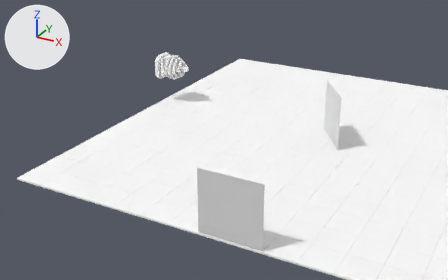
A saved change to the Blender file lvl1.blend.
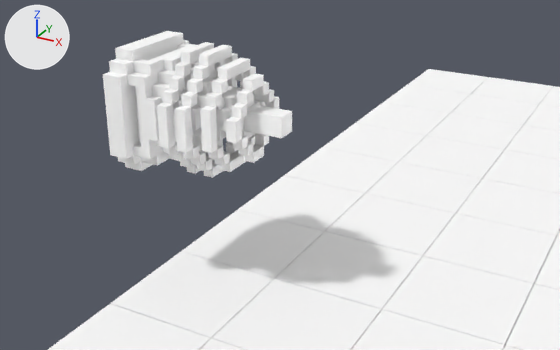
Each version is shown whole from a 50 mm camera at (6.85, -20.76, 9.47) aimed at (-4.96, 0.7, -1.26), then close up from a 50 mm camera at (-4.14, -4.1, 3.61) aimed at (-6.86, 0.85, 1.13). The lights are fixed; the arrows at upper left show +X, +Y and +Z.

Names of what the first close-up shows: 'BlackWhite_Tile1.085', 'BlackWhite_Tile1.086', 'BlackWhite_Tile1.091', 'BlackWhite_Tile1.092', 'BlackWhite_Tile1.101', 'BlackWhite_Tile1.102', 'BlackWhite_Tile1.103', 'BlackWhite_Tile1.104', 'BlackWhite_Tile1.105', 'BlackWhite_Tile1.142', 'BlackWhite_Tile1.143', 'LaserEmitter_On1.001'.
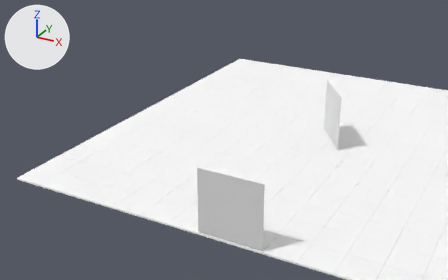
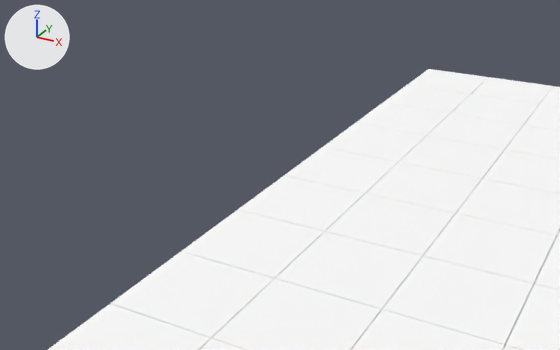
What the commit changed:
Object 'LaserEmitter_On1.001' (ob_laseremitter_on1_001) is now hidden.

Changed parts and their boxes (x1, y1, x2, y2) in the close-ups (560 x 350 px):
'LaserEmitter_On1.001', hidden
    before: (103, 31, 292, 178)
